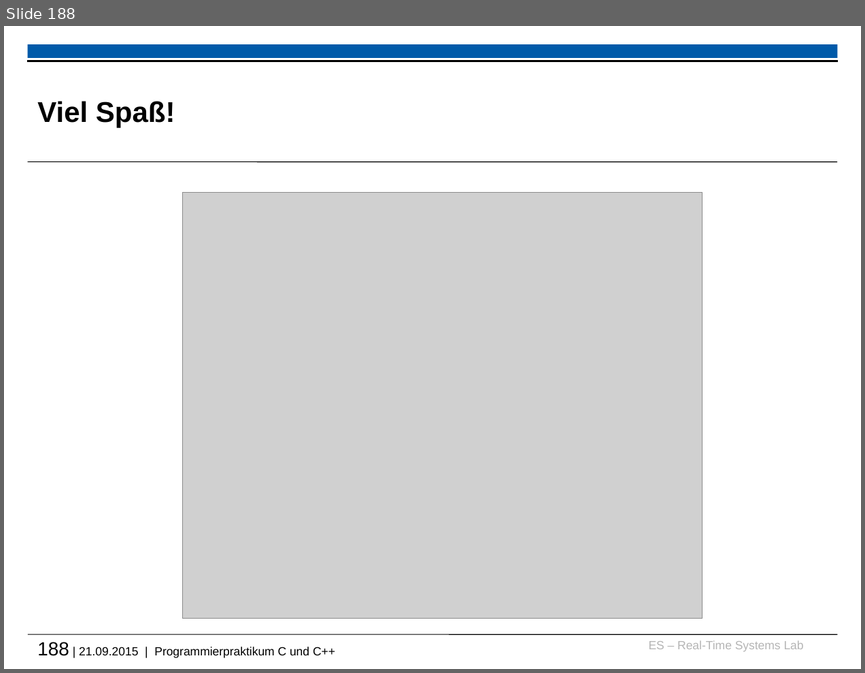
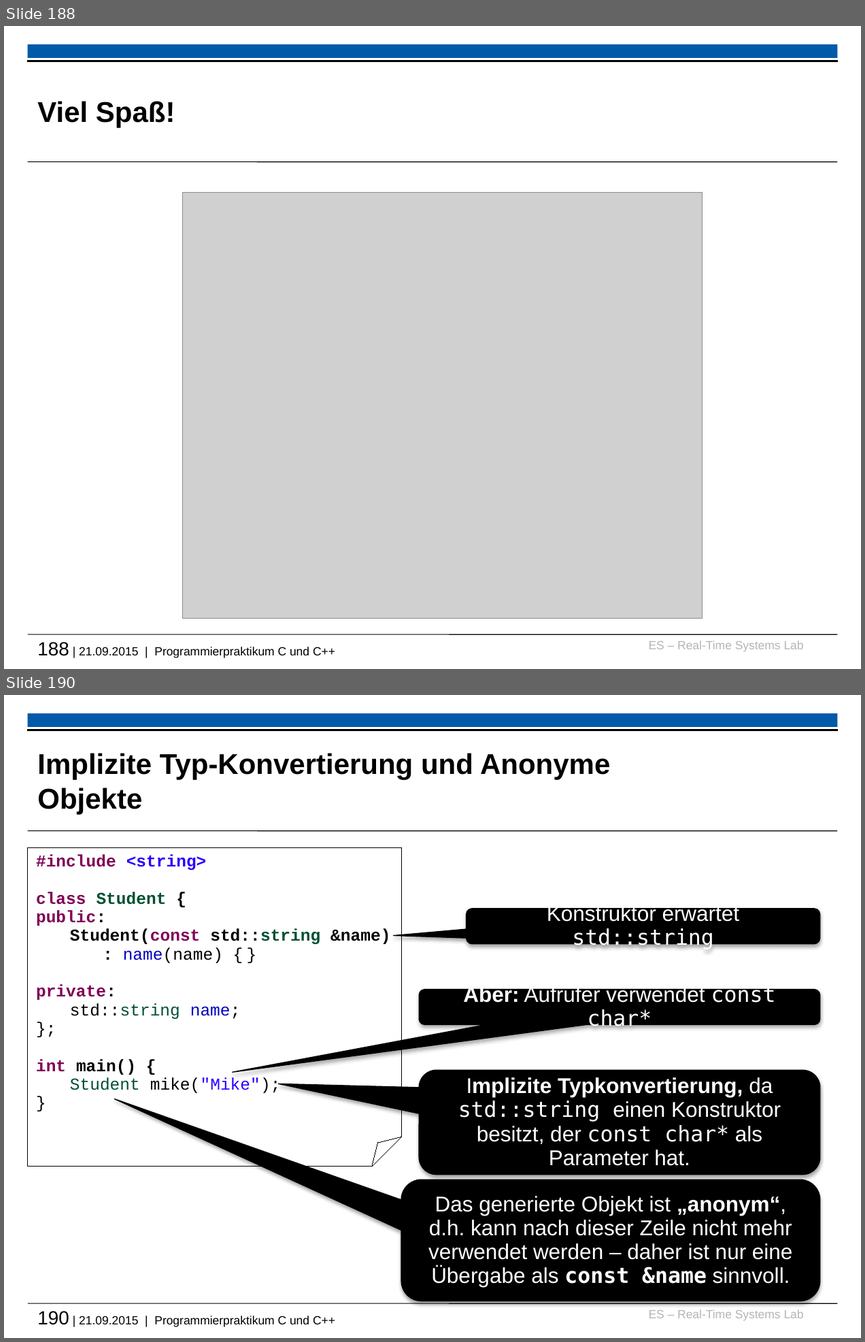
Before and after one commit to h82k/tud-cppp, a slide deck: cppp_lecture.pptx. Shown one above the other, each under a label of ours: slide 188 before the commit, slides 188 and 190 after it; the slides between them are not shown. The pictures are 865x673 and 865x1342 pixels, drawn with LibreOffice and Linux fonts; fonts in the diff are those of the drawing; grey boxes stand for pictures; background and template pictures are left out. Boxes give left, top, right and bottom in pixels: in the first picture for what was removed or moved away, otherwise in the second. Text is boxed around its words. In the diff, an @@ line names an element or a change of style, - is before the commit and + after.

```diff
--- a/cppp_lecture.pptx
+++ b/cppp_lecture.pptx
@@ slide 190 added at box(4, 695, 861, 1338), background #FFFFFF; not listed: 6 template elements that a slide beside it also shows @@
@@ title added at box(37, 753, 610, 814), 24 pt, text #000000, bold @@
+Implizite Typ-Konvertierung und Anonyme Objekte
@@ folded corner added at box(28, 847, 402, 1166), outline #000000 0.75 pt, 14 pt, text #000000, bold @@
+#include <string>
+class Student {
+public:
+Student(const std::string &name)
+: name(name) { }
+private:
+std::string name;
+};
+int main() {
+Student mike("Mike");
+}
@@ rounded speech box added at box(466, 909, 820, 943), fill #000000, outline #000000 0.75 pt, 18 pt, text #FFFFFF @@
+Konstruktor erwartet std::string
@@ rounded speech box added at box(419, 989, 820, 1024), fill #000000, outline #000000 0.75 pt, 18 pt, text #FFFFFF @@
+Aber: Aufrufer verwendet const char*
@@ rounded speech box added at box(419, 1070, 820, 1175), fill #000000, outline #000000 0.75 pt, 18 pt, text #FFFFFF @@
+Implizite Typkonvertierung, da std::string einen Konstruktor besitzt, der const char* als Parameter hat.
@@ rounded speech box added at box(402, 1179, 821, 1301), fill #000000, outline #000000 0.75 pt, 18 pt, text #FFFFFF @@
+Das generierte Objekt ist „anonym“, d.h. kann nach dieser Zeile nicht mehr verwendet werden – daher ist nur eine Übergabe als const &name sinnvoll.
```
Also in this commit, not shown: 11 slides changed, 2 other slides added, 2 other files.
